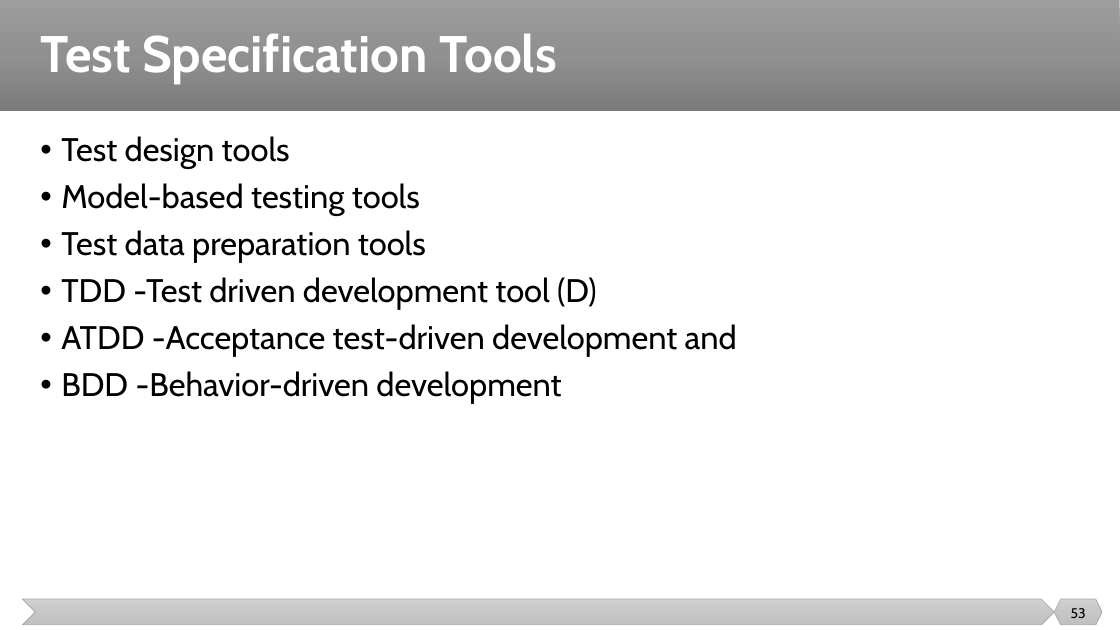
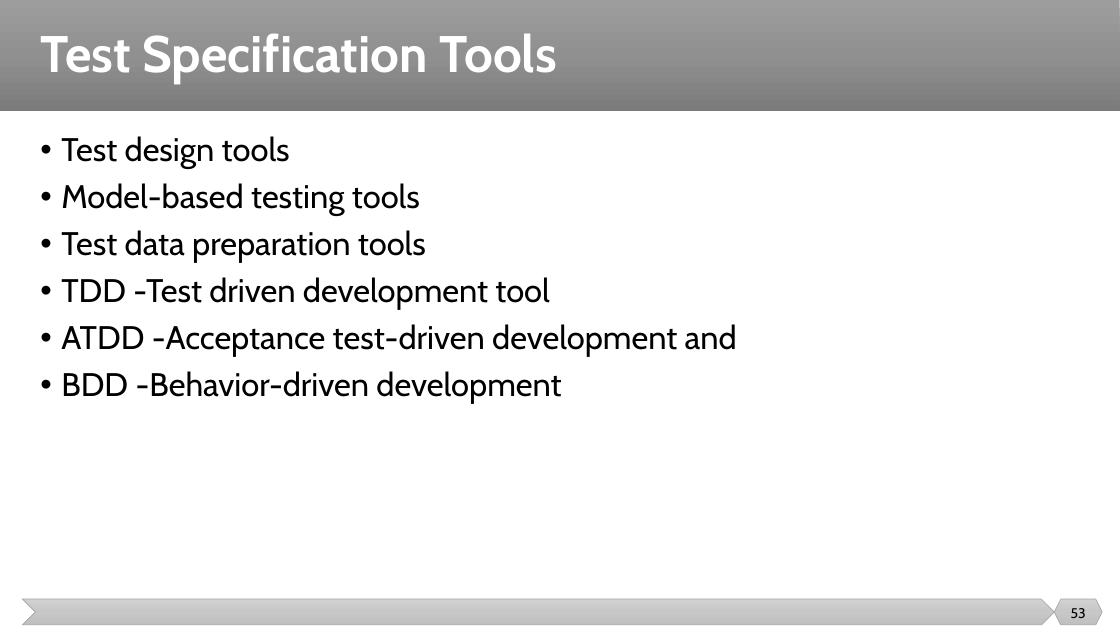
Before and after one commit to malenezi/malenezi, a slide deck: slide 53 of SE401/Lectures/9-Testing Metrics and Tools/Testing Metrics and Tools.pptx. Drawn at 1120x630 pixels with LibreOffice and Linux fonts; fonts in the diff are those of the drawing. Boxes give left, top, right and bottom in pixels: in the first picture for what was removed or moved away, otherwise in the second. Text is boxed around its words. In the diff, an @@ line names an element or a change of style, - is before the commit and + after.

```diff
--- a/SE401/Lectures/9-Testing Metrics and Tools/Testing Metrics and Tools.pptx
+++ b/SE401/Lectures/9-Testing Metrics and Tools/Testing Metrics and Tools.pptx
@@ text at [61,277,549,310]: text changed @@
-• TDD -Test driven development tool (D)
+• TDD -Test driven development tool
```
Also in this commit, not shown: 12 other slides changed, 2 other files.
